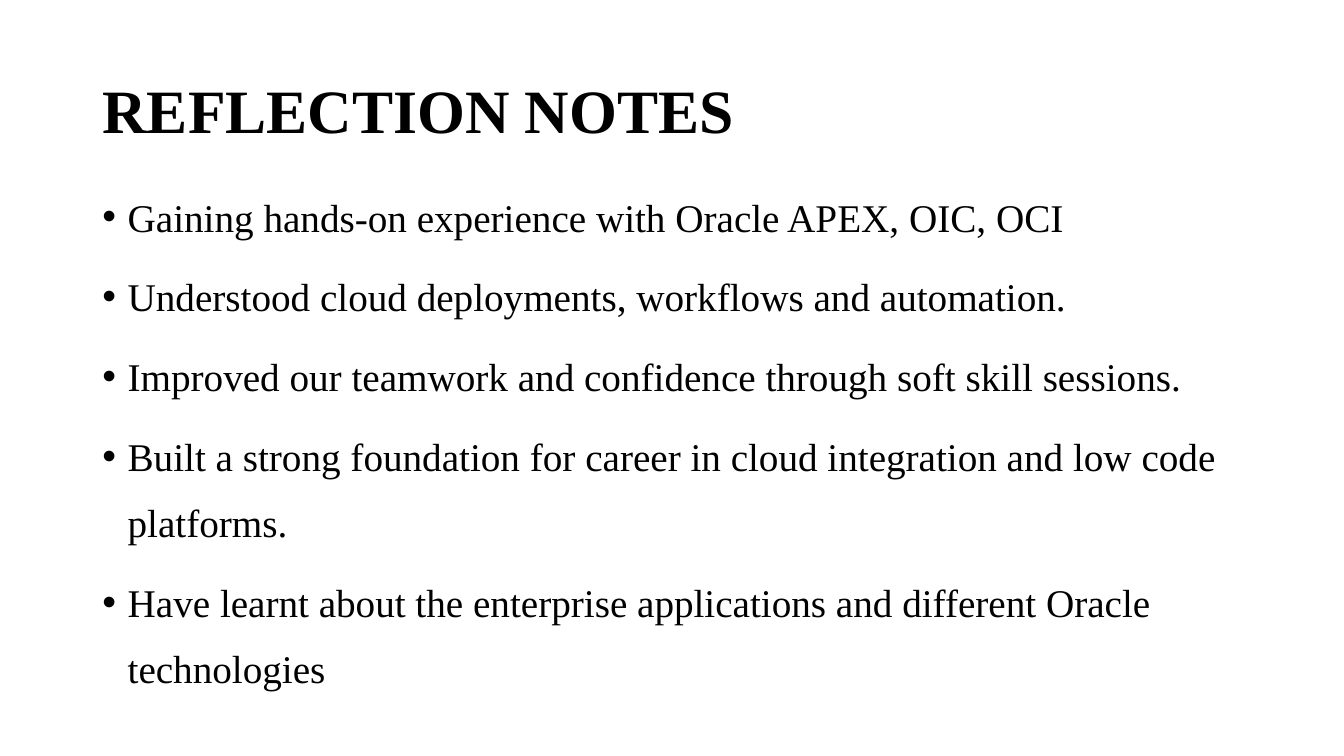
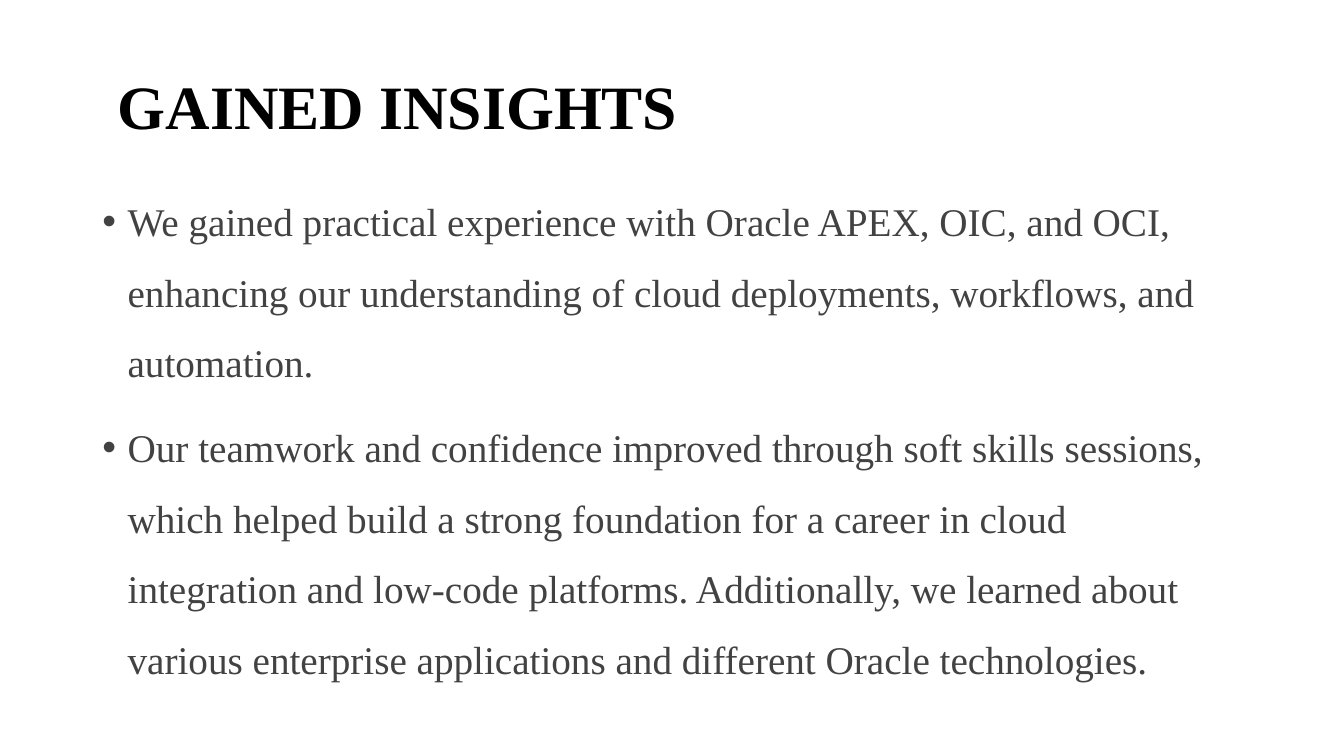
Before and after one commit to hariniariv/Report, a slide deck: slide 19 of ORACLE APEX.pptx (slide 20 before the commit). Drawn at 1344x756 pixels with LibreOffice and Linux fonts; fonts in the diff are those of the drawing. Boxes give left, top, right and bottom in pixels: in the first picture for what was removed or moved away, otherwise in the second. Text is boxed around its words. In the diff, an @@ line names an element or a change of style, - is before the commit and + after.

```diff
--- a/ORACLE APEX.pptx
+++ b/ORACLE APEX.pptx
@@ title at [118, 88, 678, 130]: text changed @@
-REFLECTION NOTES
+GAINED INSIGHTS
@@ text at [128, 209, 1203, 681]: text changed; text colour #000000 to #424242 @@
-• Gaining hands-on experience with Oracle APEX, OIC, OCI
-• Understood cloud deployments, workflows and automation.
-• Improved our teamwork and confidence through soft skill sessions.
-• Built a strong foundation for career in cloud integration and low code platforms.
-• Have learnt about the enterprise applications and different Oracle technologies
+• We gained practical experience with Oracle APEX, OIC, and OCI, enhancing our understanding of cloud deployments, workflows, and automation.
+• Our teamwork and confidence improved through soft skills sessions, which helped build a strong foundation for a career in cloud integration and low-code platforms. Additionally, we learned about various enterprise applications and different Oracle technologies.
```
Also in this commit, not shown: 15 other slides changed, 4 slides added, 5 slides removed.
